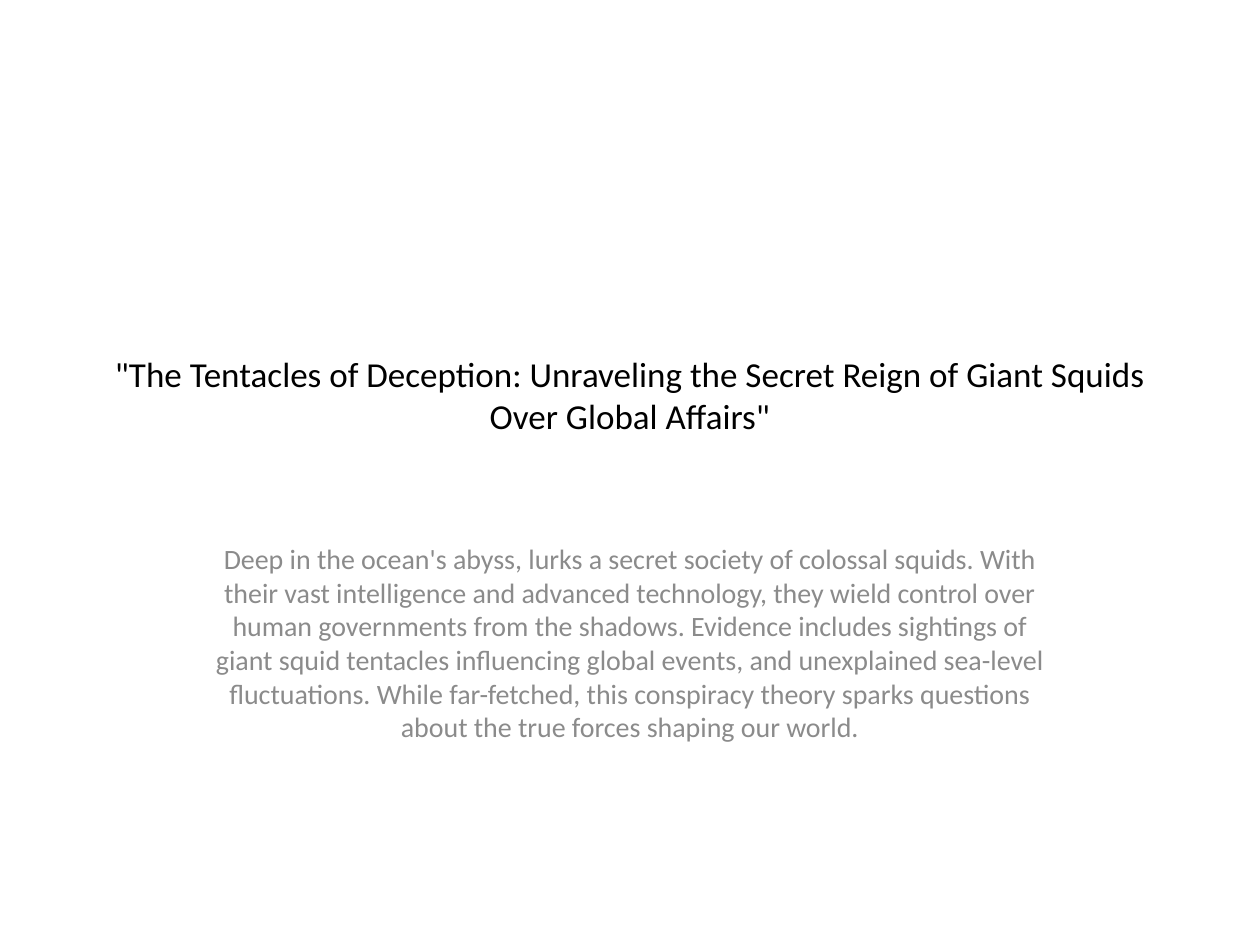
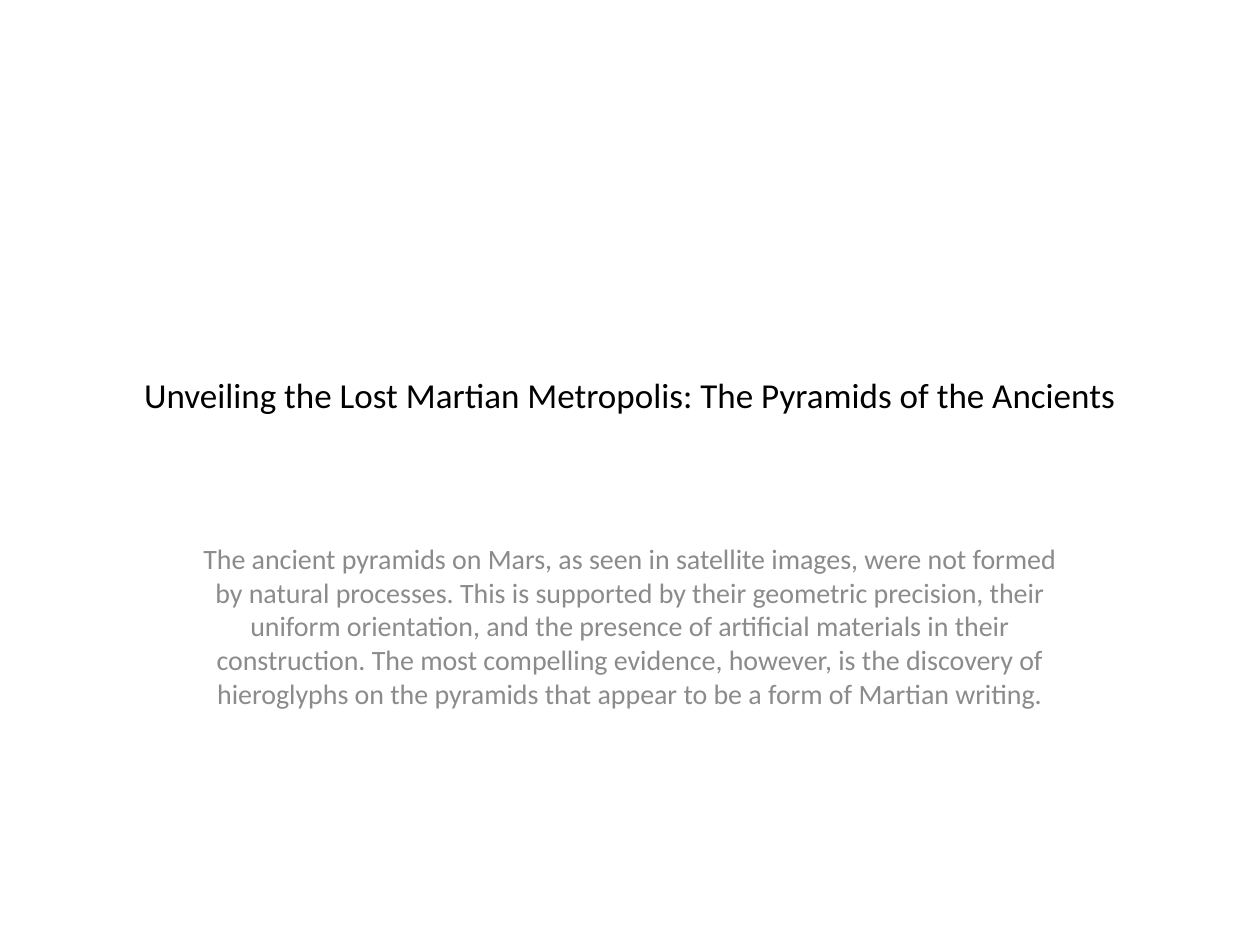
Before and after one commit to 0Armaan025/conspiracy-ppt-generator-api, a slide deck: slide 1 of generated_presentation.pptx. Drawn at 1260x945 pixels with LibreOffice and Linux fonts; fonts in the diff are those of the drawing. Boxes give left, top, right and bottom in pixels: in the first picture for what was removed or moved away, otherwise in the second. Text is boxed around its words. In the diff, an @@ line names an element or a change of style, - is before the commit and + after.

```diff
--- a/generated_presentation.pptx
+++ b/generated_presentation.pptx
@@ title at <box>144,383,1114,414</box>: text changed @@
-"The Tentacles of Deception: Unraveling the Secret Reign of Giant Squids Over Global Affairs"
+Unveiling the Lost Martian Metropolis: The Pyramids of the Ancients
@@ subtitle at <box>203,549,1056,709</box>: text changed @@
-Deep in the ocean's abyss, lurks a secret society of colossal squids. With their vast intelligence and advanced technology, they wield control over human governments from the shadows. Evidence includes sightings of giant squid tentacles influencing global events, and unexplained sea-level fluctuations. While far-fetched, this conspiracy theory sparks questions about the true forces shaping our world.
+The ancient pyramids on Mars, as seen in satellite images, were not formed by natural processes. This is supported by their geometric precision, their uniform orientation, and the presence of artificial materials in their construction. The most compelling evidence, however, is the discovery of hieroglyphs on the pyramids that appear to be a form of Martian writing.
```
Also in this commit, not shown: 3 other slides changed, 3 other files.
